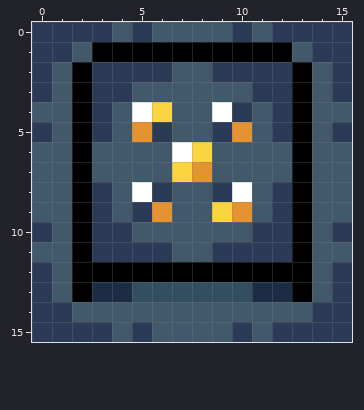
Pixel-art sprite, stored at Assets/Singles (Misc)/Puzzle Mechanics/Recievers/Button.png. The picture above was drawn from the file before the commit.
The file is 16x16 pixels.
And afterwards:
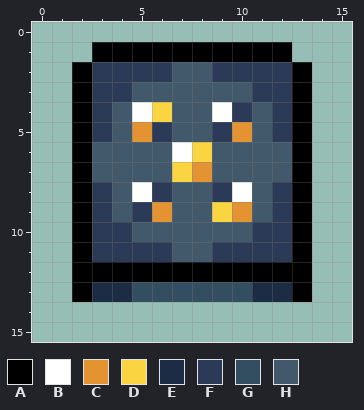
Palette (. is transparent): A #000000  B #ffffff  C #e39332  D #fad541  E #1d2c45  F #2a3a57  G #344e61  H #41596b
Diff:
y 0: x 0..15 FFFFHFHHHHFHFFFF -> ................
y 1: x 0..2 FFH -> ...; x 13..15 HFF -> ...
y 2..3: x 0..1 FH -> ..; x 14..15 HF -> ..
y 4: x 0..1 HH -> ..; x 14..15 HH -> ..
y 5: x 0..1 FH -> ..; x 14..15 HF -> ..
y 6..9: x 0..1 HH -> ..; x 14..15 HH -> ..
y 10: x 0..1 FH -> ..; x 14..15 HF -> ..
y 11: x 0..1 HH -> ..; x 14..15 HH -> ..
y 12..13: x 0..1 FH -> ..; x 14..15 HF -> ..
y 14: x 0..15 FFHHHHHHHHHHHHFF -> ................
y 15: x 0..15 FFFFHFHHHHFHFFFF -> ................
Pixel boxes of the changes (left, top, right, bottom) in both pictures:
erased: (32, 22, 352, 342)
